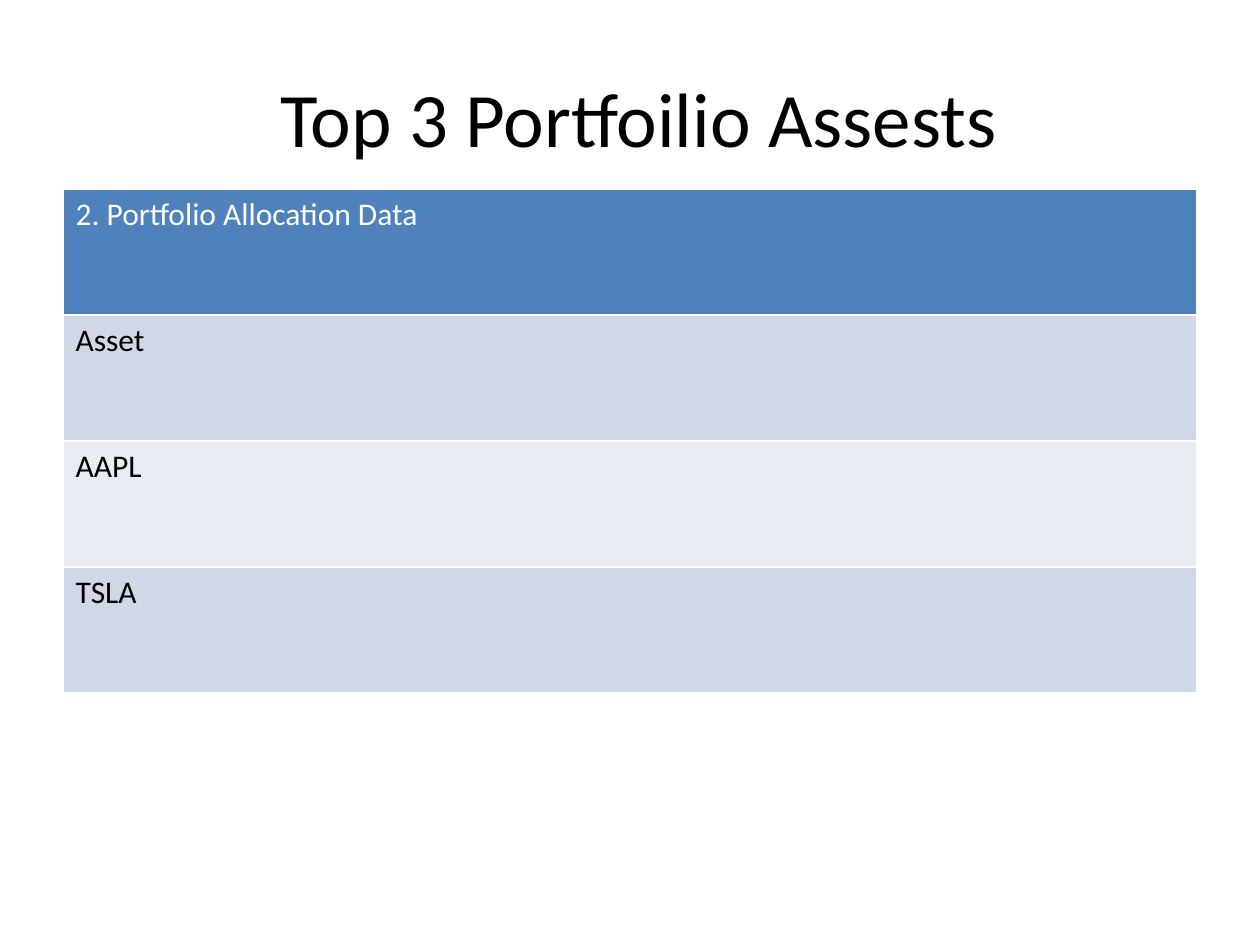
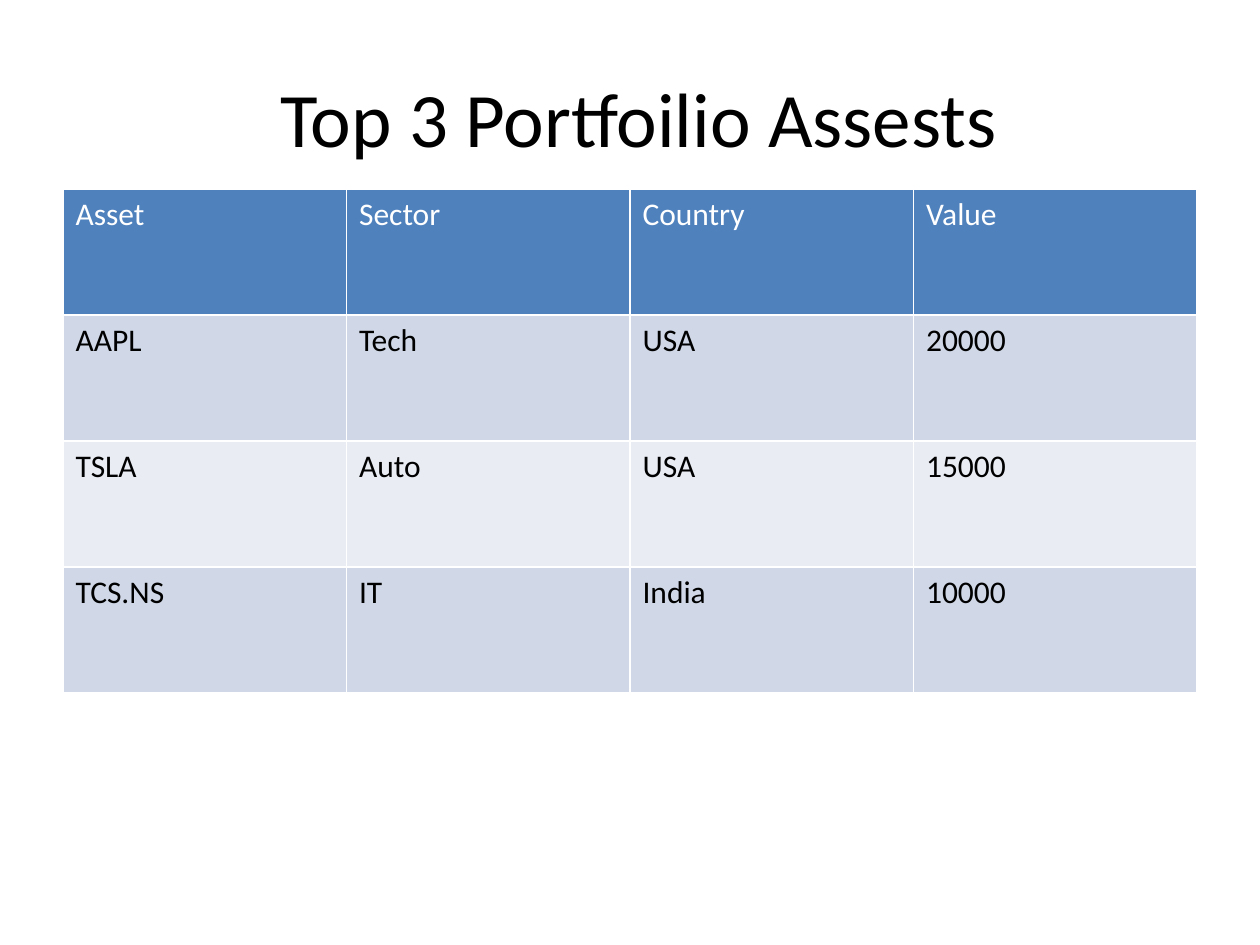
Before and after one commit to gaurav13407/FINEDECK-Excel-to-PPT-, a slide deck: slide 2 of examples/demo_PPT/output_demo.pptx (slide 3 before the commit). Drawn at 1260x945 pixels with LibreOffice and Linux fonts; fonts in the diff are those of the drawing. Boxes give left, top, right and bottom in pixels: in the first picture for what was removed or moved away, otherwise in the second. Text is boxed around its words. In the diff, an @@ line names an element or a change of style, - is before the commit and + after.

```diff
--- a/examples/demo_PPT/output_demo.pptx
+++ b/examples/demo_PPT/output_demo.pptx
@@ table at bbox=[63, 189, 1197, 693] @@
-column 1: 2. Portfolio Allocation Data | Asset | AAPL | TSLA
+column 1: Asset | AAPL | TSLA | TCS.NS
+column 2: Sector | Tech | Auto | IT
+column 3: Country | USA | USA | India
+column 4: Value | 20000 | 15000 | 10000
```
Also in this commit, not shown: 1 other slide changed, 1 slide removed, 3 other files.
